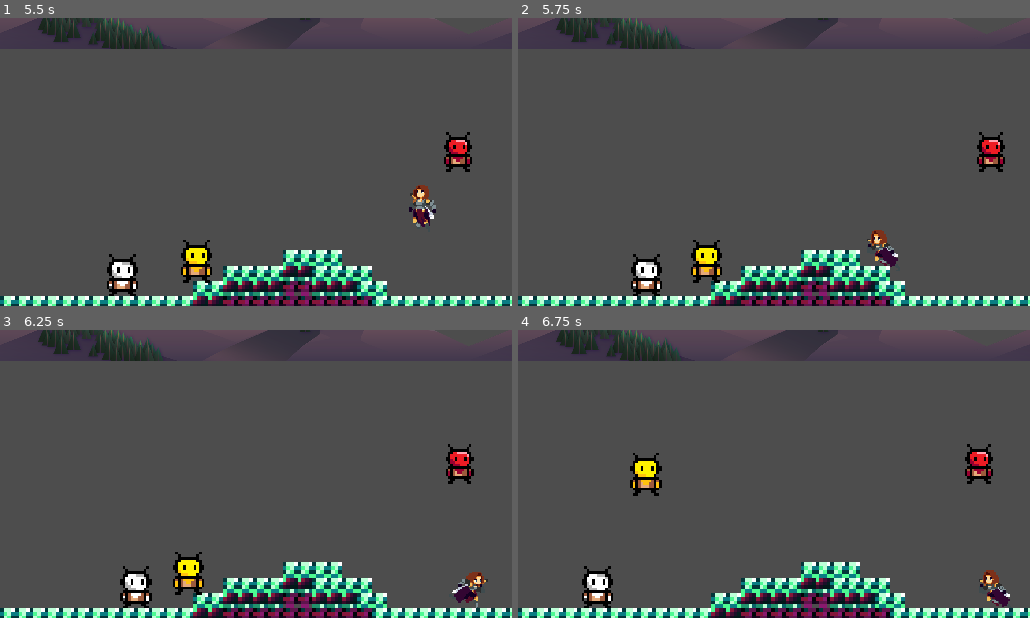
Above: before the commit, frames 1-4 (two rows, left to right).
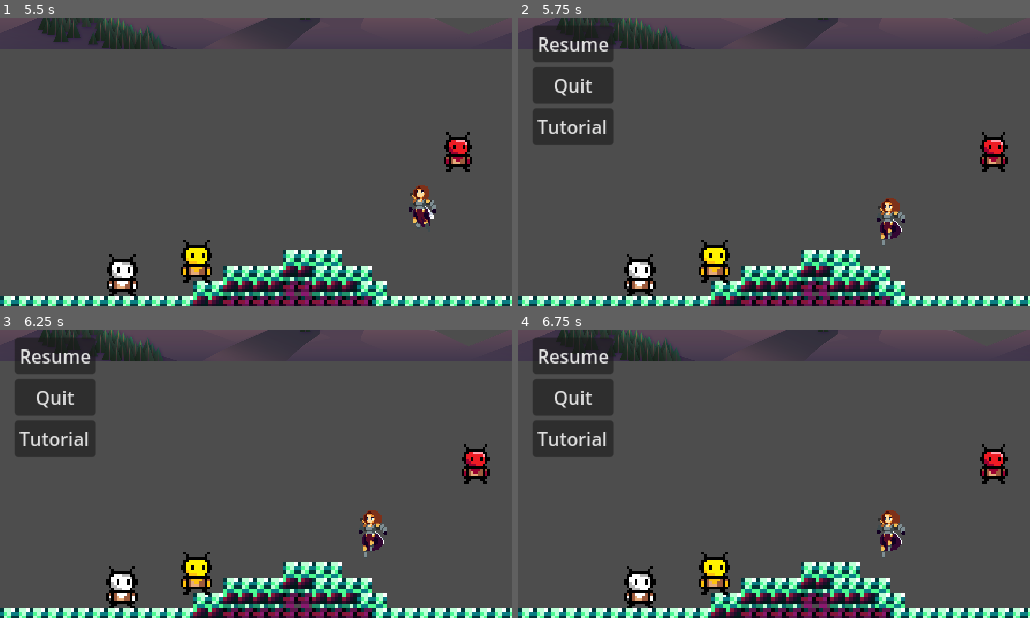
Above: after the commit, the same moments.

Repository: BaoQui/Pablo-s-Adventure
Game: Godot game, scene res://main_menu.tscn
The game is run twice, just before and just after one commit, with the same random seed, the same clock (stepped at 60 frames per second) and the same inputs.
Inputs (mouse positions are in pixels of both pictures, inside the frame that each line leads up to):
- Up to frame 1 (5.5 s): click "PLAY" at 0.5 s; tap Enter (ui_accept) at 1.25, 1.52, 2.27, 3.77, 4.52, 5.27 s; move the mouse to (368, 147) at 1.27 s; hold Right (ui_right) 1.28-2.78 s; move the mouse to (153, 176) at 2.02 s; move the mouse to (307, 98) at 2.77 s; hold Left (ui_left) 2.78-3.53 s; move the mouse to (230, 219) at 3.52 s; hold Right (ui_right) 3.53-5.03 s; move the mouse to (409, 205) at 4.27 s; tap Tab (inventory) at 4.9 s; move the mouse to (102, 118) at 5.02 s; hold Left (ui_left) from 5.03 s (still down)
- Up to frame 2 (5.75 s): keep holding Left (ui_left); tap I (ui_inventory, bound only after the commit) at 5.65 s
- Up to frame 3 (6.25 s): move the mouse to (281, 474) at 5.77 s; release Left (ui_left) at 5.78 s; hold Right (ui_right) from 5.78 s (still down)
- Up to frame 4 (6.75 s): move the mouse to (697, 402) at 6.52 s; release Right (ui_right) at 6.53 s; hold Left (ui_left) from 6.53 s (still down)

Frame 1 is identical in both runs. In frame 2, 7.9% of the frame differs, in the area x 2-96%, y 2-97%; in frame 3, 8.7%; in frame 4, 9.7%, in the area x 2-97%, y 2-97%.

Commit message:
Pause on I
pause works

Diff:
--- a/InventoryUI.tscn
+++ b/InventoryUI.tscn
@@ -22,6 +22,8 @@
 
 [node name="CurrentHand" type="Label" parent="VBoxContainer/Handsection"]
 layout_mode = 2
+text = "Current Hand
+"
 
 [node name="Handgrid" type="GridContainer" parent="VBoxContainer/Handsection"]
 layout_mode = 2
@@ -31,6 +33,8 @@
 
 [node name="Current Hand" type="Label" parent="VBoxContainer/Inventorysection"]
 layout_mode = 2
+text = "Current Hand
+"
 
 [node name="ScrollContainer" type="ScrollContainer" parent="VBoxContainer/Inventorysection"]
 layout_mode = 2
--- /dev/null
+++ b/Main.gd
@@ -0,0 +1 @@
+extends Node2D
--- a/inventory.gd
+++ b/inventory.gd
@@ -1,11 +1,16 @@
 extends Control
 
 
-# Called when the node enters the scene tree for the first time.
 func _ready() -> void:
-	pass # Replace with function body.
+	# Set up the initial state. The pause menu is hidden at the start.
+	visible = false
 
 
-# Called every frame. 'delta' is the elapsed time since the previous frame.
-func _process(delta: float) -> void:
-	pass
+func _unhandled_input(event: InputEvent) -> void:
+	if event.is_action_pressed("ui_inventory"):
+		toggle_visibility()
+
+
+func toggle_visibility() -> void:
+	visible = not visible
+	get_tree().paused = visible  # This line is key. It pauses the game when the menu is visible.
--- a/player.tscn
+++ b/player.tscn
@@ -680,6 +680,7 @@
 autostart = true
 
 [node name="PauseMenu" parent="." instance=ExtResource("37_b88wv")]
+process_mode = 3
 visible = false
 offset_left = -59.6813
 offset_top = -34.627
--- a/project.godot
+++ b/project.godot
@@ -67,6 +67,11 @@
 "events": [Object(InputEventKey,"resource_local_to_scene":false,"resource_name":"","device":-1,"window_id":0,"alt_press …(192 unchanged characters)…
 ]
 }
+ui_inventory={
+"deadzone": 0.2,
+"events": [Object(InputEventKey,"resource_local_to_scene":false,"resource_name":"","device":-1,"window_id":0,"alt_pressed":false,"shift_pressed":false,"ctrl_pressed":false,"meta_pressed":false,"pressed":false,"keycode":0,"physical_keycode":73,"key_label":0,"unicode":105,"location":0,"echo":false,"script":null)
+]
+}
 
 [rendering]
 
Not shown, added: Main.gd.uid
